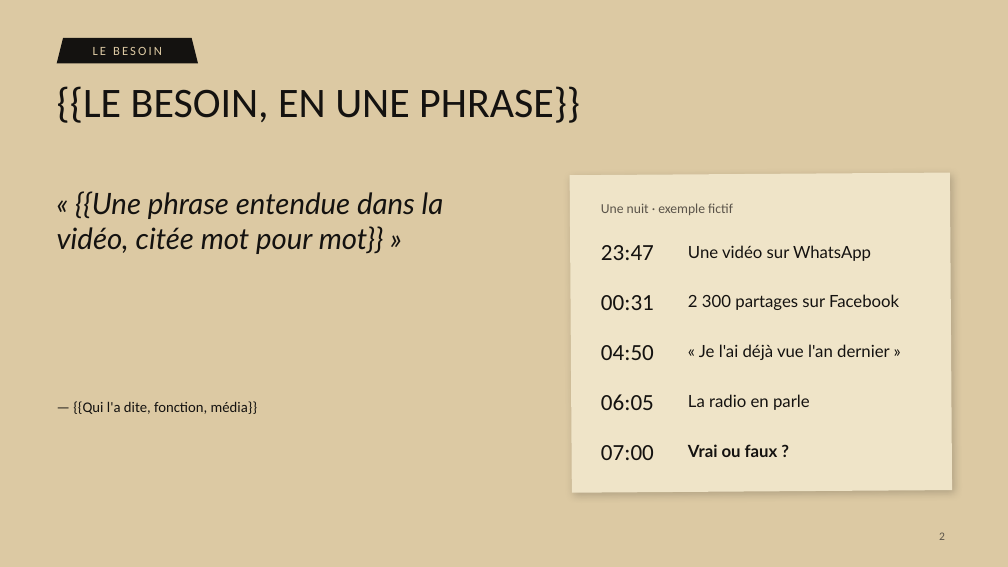
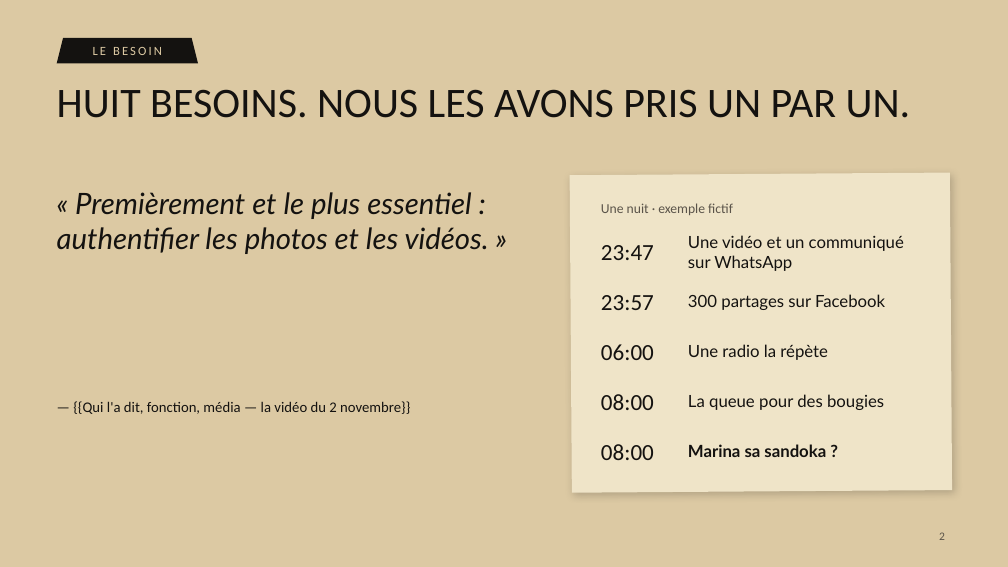
Before and after one commit to 0nlyDevs/checky-platform, a slide deck: slide 2 of docs/pitch/deck/fanilo-pitch.pptx. Drawn at 1008x567 pixels with LibreOffice and Linux fonts; fonts in the diff are those of the drawing. Boxes give left, top, right and bottom in pixels: in the first picture for what was removed or moved away, otherwise in the second. Text is boxed around its words. In the diff, an @@ line names an element or a change of style, - is before the commit and + after.

```diff
--- a/docs/pitch/deck/fanilo-pitch.pptx
+++ b/docs/pitch/deck/fanilo-pitch.pptx
@@ title at [57,89,911,118]: text changed @@
-{{LE BESOIN, EN UNE PHRASE}}
+HUIT BESOINS. NOUS LES AVONS PRIS UN PAR UN.
@@ text at [57,192,489,254]: text changed @@
-« {{Une phrase entendue dans la vidéo, citée mot pour mot}} »
+« Premièrement et le plus essentiel : authentifier les photos et les vidéos. »
@@ text at [688,235,904,271]: text changed @@
-Une vidéo sur WhatsApp
+Une vidéo et un communiqué sur WhatsApp
@@ text at [601,295,654,310]: text changed @@
-00:31
+23:57
@@ text at [688,294,885,310]: text changed @@
-2 300 partages sur Facebook
+300 partages sur Facebook
@@ text at [601,344,654,360]: text changed @@
-04:50
+06:00
@@ text at [688,344,828,360]: text changed @@
-« Je l'ai déjà vue l'an dernier »
+Une radio la répète
@@ text at [73,401,410,414]: text changed @@
-— {{Qui l'a dite, fonction, média}}
+— {{Qui l'a dit, fonction, média — la vidéo du 2 novembre}}
@@ text at [601,394,654,410]: text changed @@
-06:05
+08:00
@@ text at [688,394,884,410]: text changed @@
-La radio en parle
+La queue pour des bougies
@@ text at [601,444,654,460]: text changed @@
-07:00
+08:00
@@ text at [688,444,826,457]: text changed @@
-Vrai ou faux ?
+Marina sa sandoka ?
```
Also in this commit, not shown: 5 other slides changed, 2 slides added, 2 slides removed, 2 other files.
